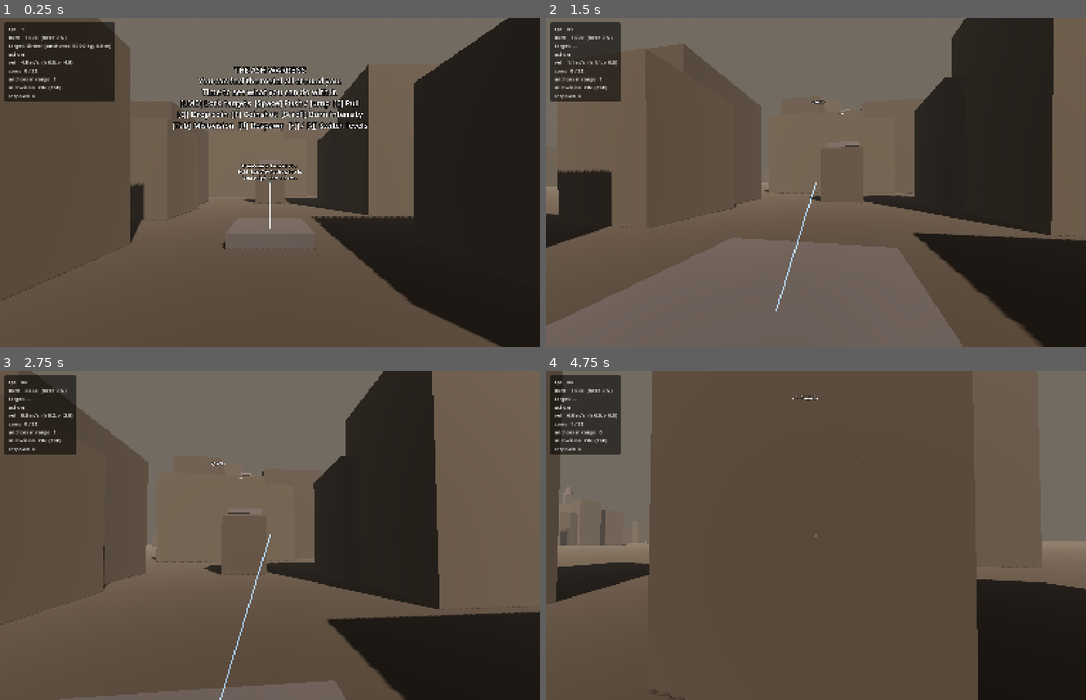
Above: before the commit, frames 1-4 (two rows, left to right).
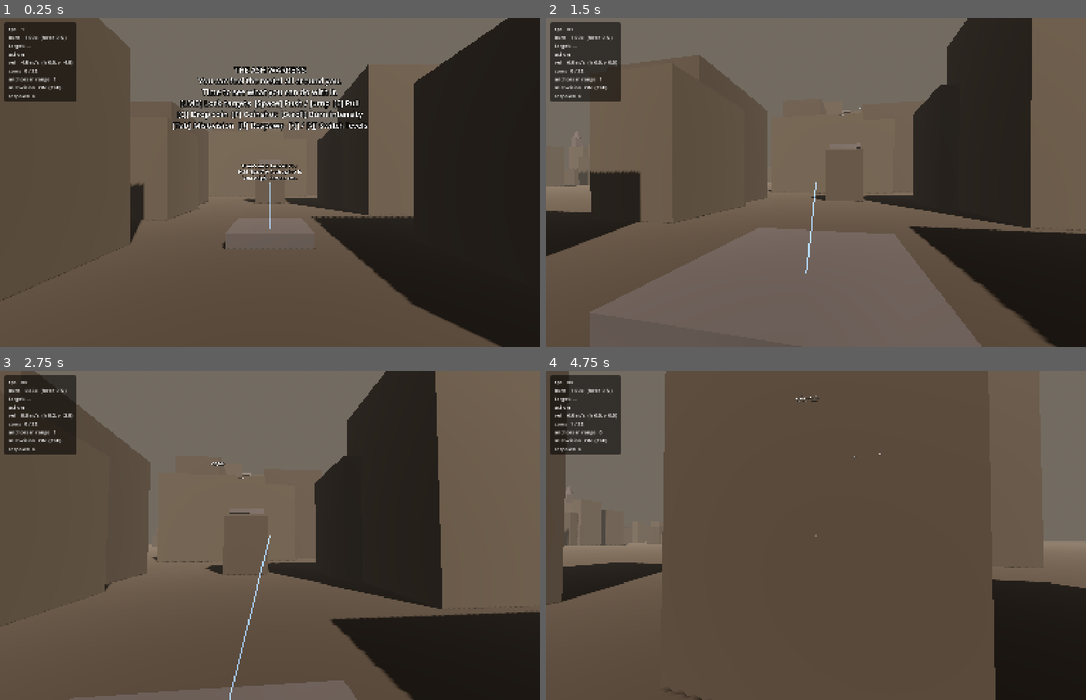
Above: after the commit, the same moments.

Repository: Fenyn/Gamestorming
Game: Godot game, scene res://world/main.tscn
Same seed, same stepped clock (60 frames per second), same inputs: the game is played once before the commit and once after it.
Inputs (mouse positions are in pixels of both pictures, inside the frame that each line leads up to):
- Up to frame 1 (0.25 s): no input
- Up to frame 2 (1.5 s): move the mouse to (843, 182) at 0.52 s; hold E (pull) 0.53-1.28 s; hold W (move_forward) from 0.53 s (still down); tap Space (push) at 0.8, 1.35 s; move the mouse to (789, 182) at 1.27 s
- Up to frame 3 (2.75 s): keep holding W (move_forward); tap E (pull) at 1.55 s; move the mouse to (280, 528) at 2.02 s; hold Mouse wheel down (burn_down) from 2.03 s (still down); tap Space (push) at 2.3 s
- Up to frame 4 (4.75 s): keep holding W (move_forward); move the mouse to (810, 542) at 2.77 s; release Mouse wheel down (burn_down) at 2.78 s; tap Mouse wheel up (burn_up) at 2.85 s; tap E (pull) at 3.05, 4.55 s; move the mouse to (853, 538) at 3.52 s; hold Q (drop_coin) 3.53-4.28 s; tap Space (push) at 3.8 s; move the mouse to (772, 532) at 4.27 s; click (772, 532) at 4.35 s

The runs differ from the first frame. In frame 1, 1.8% of the frame differs, in the area x 5-51%, y 1-65%; in frame 2, 10%, in the area x 0-100%, y 0-100%; in frame 3, 1.7%; in frame 4, 3.3%.

Commit message:
Coinshot movement cleanup

Diff:
--- a/coinshot/player/allomancy.gd
+++ b/coinshot/player/allomancy.gd
@@ -49,18 +49,19 @@
 		)
 		if _locked_targets.is_empty():
 			unlock_target()
-			current_target = _pick_target()
+			current_target = null
 		else:
 			var aimed := _pick_target()
 			if aimed != null and aimed not in _locked_targets and _locked_targets.size() < MAX_LOCKED_TARGETS:
 				_locked_targets.append(aimed)
 			current_target = aimed if aimed != null else _locked_targets.back()
 	else:
-		current_target = _pick_target()
+		current_target = null
 
 func lock_target() -> void:
-	if current_target != null and current_target not in _locked_targets:
-		_locked_targets.append(current_target)
+	var target := _pick_target()
+	if target != null and target not in _locked_targets:
+		_locked_targets.append(target)
 	_is_locked = true
 
 func unlock_target() -> void:
--- a/coinshot/player/mist_vision.gd
+++ b/coinshot/player/mist_vision.gd
@@ -2,7 +2,6 @@
 extends MeshInstance3D
 
 const COLOR_BASE := Color(0.4, 0.7, 1.0, 0.55)
-const COLOR_TARGET := Color(0.6, 0.85, 1.0, 0.95)
 const COLOR_ACTIVE := Color(0.55, 0.85, 1.0, 1.0)
 const MASS_REF := 50.0
 const MASS_BRIGHT_GAIN := 0.6
@@ -47,15 +46,15 @@
 
 	var is_pushing := Input.is_action_pressed("push")
 	var is_pulling := Input.is_action_pressed("pull")
-	var active_node: Node = null
-	if _allomancy._is_locked and _allomancy.current_target != null and (is_pushing or is_pulling):
-		active_node = _allomancy.current_target
+	var active_targets: Array = []
+	if _allomancy._is_locked:
+		active_targets = _allomancy._locked_targets.filter(func(t): return is_instance_valid(t) and t is Node3D)
 
 	_imm.surface_begin(Mesh.PRIMITIVE_LINES)
 	for n in _allomancy.nearby_anchors:
 		if n == null or not (n is Node3D):
 			continue
-		if n == active_node:
+		if n in active_targets:
 			continue
 		var pos: Vector3 = (n as Node3D).global_position
 		var dist: float = origin.distance_to(pos)
@@ -65,8 +64,6 @@
 		var brightness: float = clampf(0.5 + MASS_BRIGHT_GAIN * log(mass_term + 1.0), 0.4, 1.4)
 
 		var col := COLOR_BASE
-		if n == _allomancy.current_target:
-			col = COLOR_TARGET
 		col.a = clampf(col.a * dist_alpha * brightness, 0.0, 1.0)
 
 		_imm.surface_set_color(col)
@@ -75,11 +72,13 @@
 		_imm.surface_add_vertex(pos)
 	_imm.surface_end()
 
-	if active_node != null and active_node is Node3D:
+	if not active_targets.is_empty():
 		var active_origin := _camera.global_position + Vector3(0, -0.3, 0) + forward * 0.15
-		_draw_active_line(active_origin, (active_node as Node3D).global_position, is_pushing)
+		var pulsing := is_pushing or is_pulling
+		for t in active_targets:
+			_draw_active_line(active_origin, (t as Node3D).global_position, is_pushing or not is_pulling, pulsing)
 
-func _draw_active_line(origin: Vector3, target: Vector3, pushing: bool) -> void:
+func _draw_active_line(origin: Vector3, target: Vector3, pushing: bool, pulsing: bool) -> void:
 	var diff := target - origin
 	var length := diff.length()
 	if length < 0.01:
@@ -104,16 +103,20 @@
 			var t := float(i) / float(ACTIVE_SEGMENTS)
 			var pos := origin + diff * t
 
-			var phase: float
-			if pushing:
-				phase = t * 6.0 - time * 4.0
+			var w: float
+			var col := COLOR_ACTIVE
+			if pulsing:
+				var phase: float
+				if pushing:
+					phase = t * 6.0 - time * 4.0
+				else:
+					phase = t * 6.0 + time * 4.0
+				var pulse := (sin(phase) + 1.0) * 0.5
+				w = ACTIVE_HALF_WIDTH * (0.5 + pulse * 0.5)
+				col.a = 0.4 + pulse * 0.6
 			else:
-				phase = t * 6.0 + time * 4.0
-			var pulse := (sin(phase) + 1.0) * 0.5
-
-			var w := ACTIVE_HALF_WIDTH * (0.5 + pulse * 0.5)
-			var col := COLOR_ACTIVE
-			col.a = 0.4 + pulse * 0.6
+				w = ACTIVE_HALF_WIDTH
+				col.a = 0.7
 
 			_imm.surface_set_color(col)
 			_imm.surface_add_vertex(pos + axis * w)
